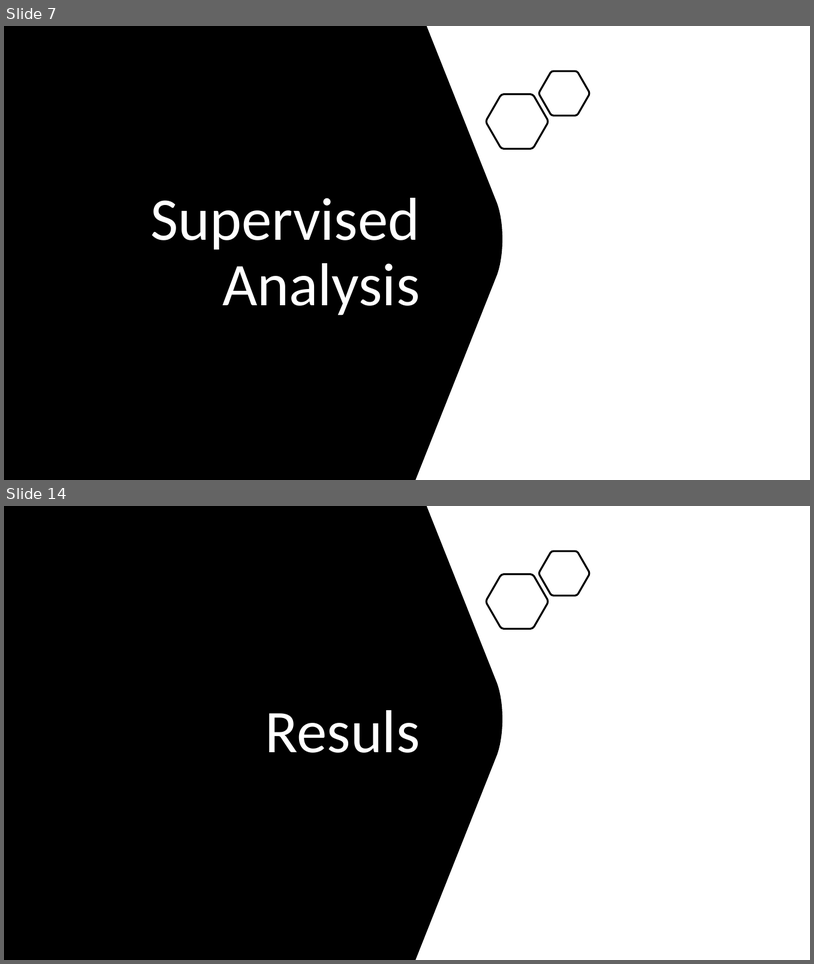
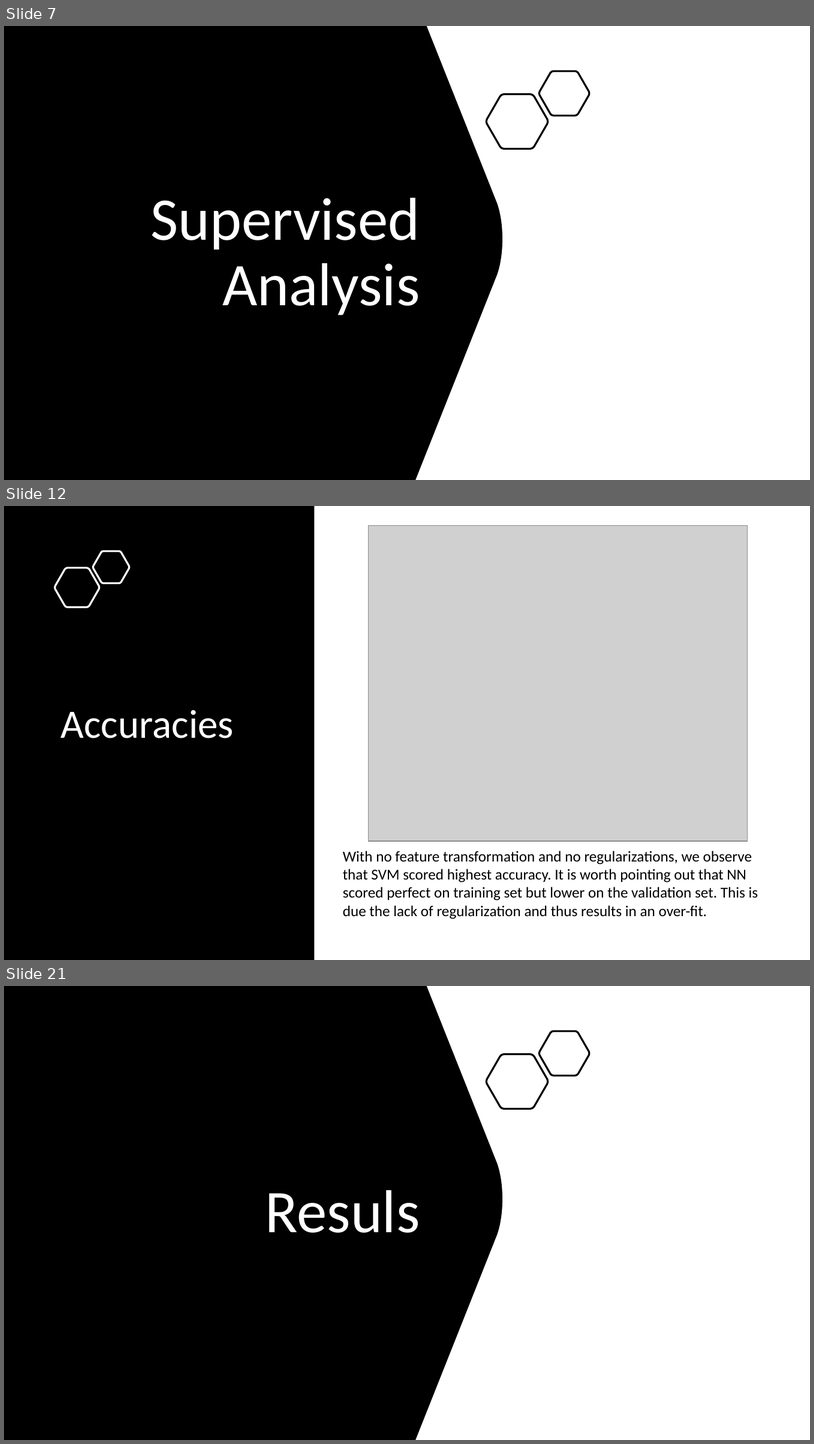
Before and after one commit to yl5741/ML-Proj, a slide deck: Heart Attack Analysis.pptx. Shown one above the other, each under a label of ours: slides 7 and 14 before the commit, slides 7, 12 and 21 after it; the slides between them are not shown. The pictures are 814x964 and 814x1444 pixels, drawn with LibreOffice and Linux fonts; fonts in the diff are those of the drawing; grey boxes stand for pictures. Boxes give left, top, right and bottom in pixels: in the first picture for what was removed or moved away, otherwise in the second. Text is boxed around its words. In the diff, an @@ line names an element or a change of style, - is before the commit and + after.

Commit message:
PowerPoint

```diff
--- a/Heart Attack Analysis.pptx
+++ b/Heart Attack Analysis.pptx
@@ slide 12 added at box(4, 506, 810, 960), background #FFFFFF @@
@@ rectangle added at box(4, 506, 314, 960), fill #000000 @@
@@ picture added at box(368, 525, 747, 841) @@
@@ freeform shape added at box(93, 552, 129, 583), outline #FFFFFF 2.25 pt @@
@@ freeform shape added at box(55, 568, 99, 607), outline #FFFFFF 2.25 pt @@
@@ title added at box(61, 709, 234, 738), 48 pt, text #FFFFFF @@
+Accuracies
@@ text added at box(343, 850, 759, 919), 18 pt, text #000000 @@
+With no feature transformation and no regularizations, we observe that SVM scored highest accuracy. It is worth pointing out that NN scored perfect on training set but lower on the validation set. This is due the lack of regularization and thus results in an over-fit.
@@ what was slide 14 is now slide 21 @@
```
Also in this commit, not shown: 5 slides changed, 9 other slides added, 3 slides removed.
